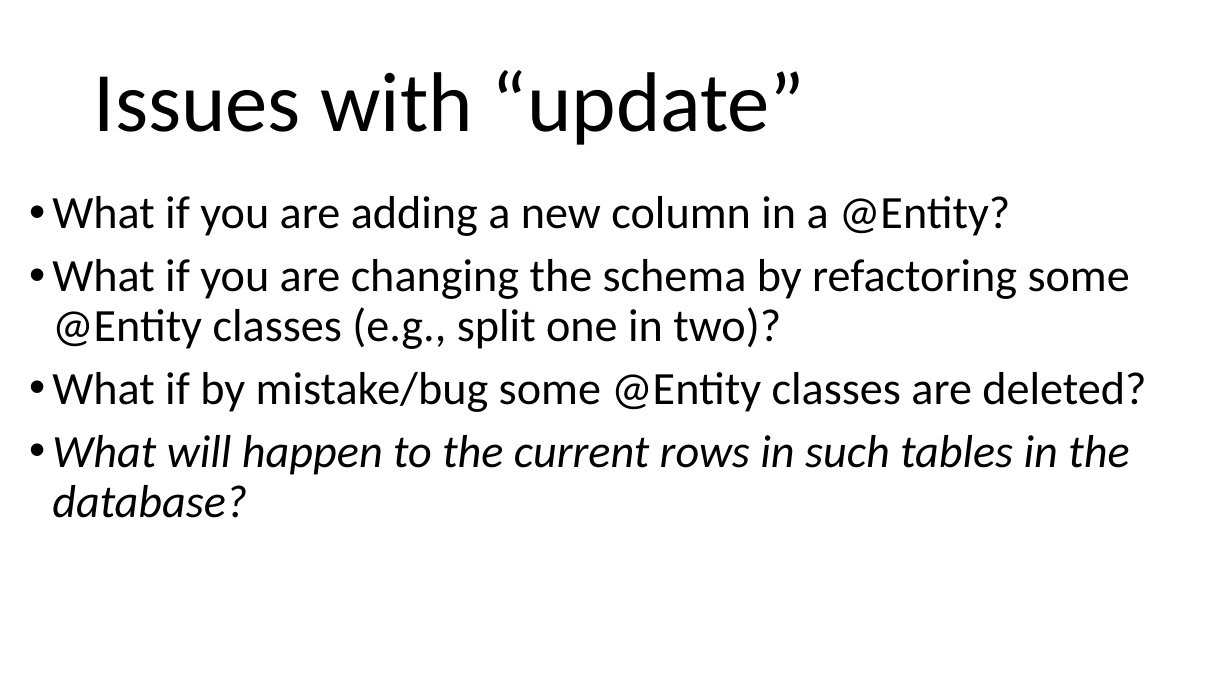
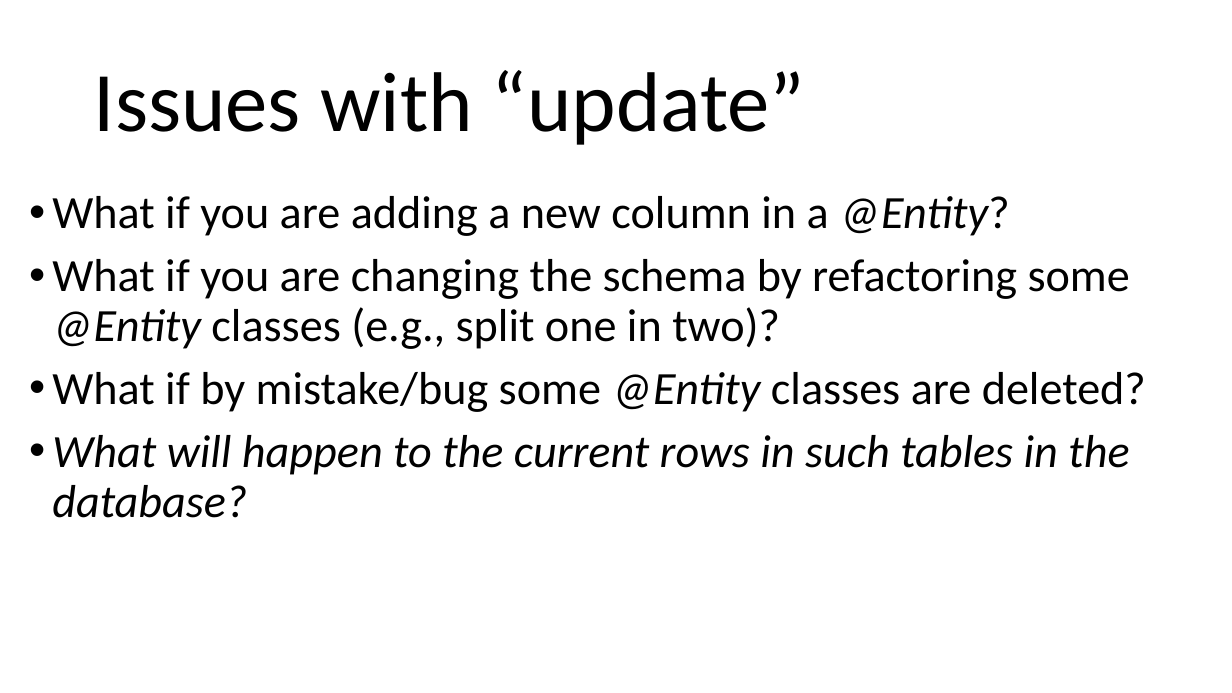
Before and after one commit to arcuri82/testing_security_development_enterprise_systems, a slide deck: slide 10 of doc/intro/slides/lesson_11_ci.pptx. Drawn at 1232x693 pixels with LibreOffice and Linux fonts; fonts in the diff are those of the drawing. Boxes give left, top, right and bottom in pixels: in the first picture for what was removed or moved away, otherwise in the second. Text is boxed around its words. In the diff, an @@ line names an element or a change of style, - is before the commit and + after.

```diff
--- a/doc/intro/slides/lesson_11_ci.pptx
+++ b/doc/intro/slides/lesson_11_ci.pptx
@@ text at bbox=[52, 196, 1146, 412]: italic on in "@Entity?", "@Entity", "@Entity" @@
```
Also in this commit, not shown: 5 other slides changed, 5 other files.
